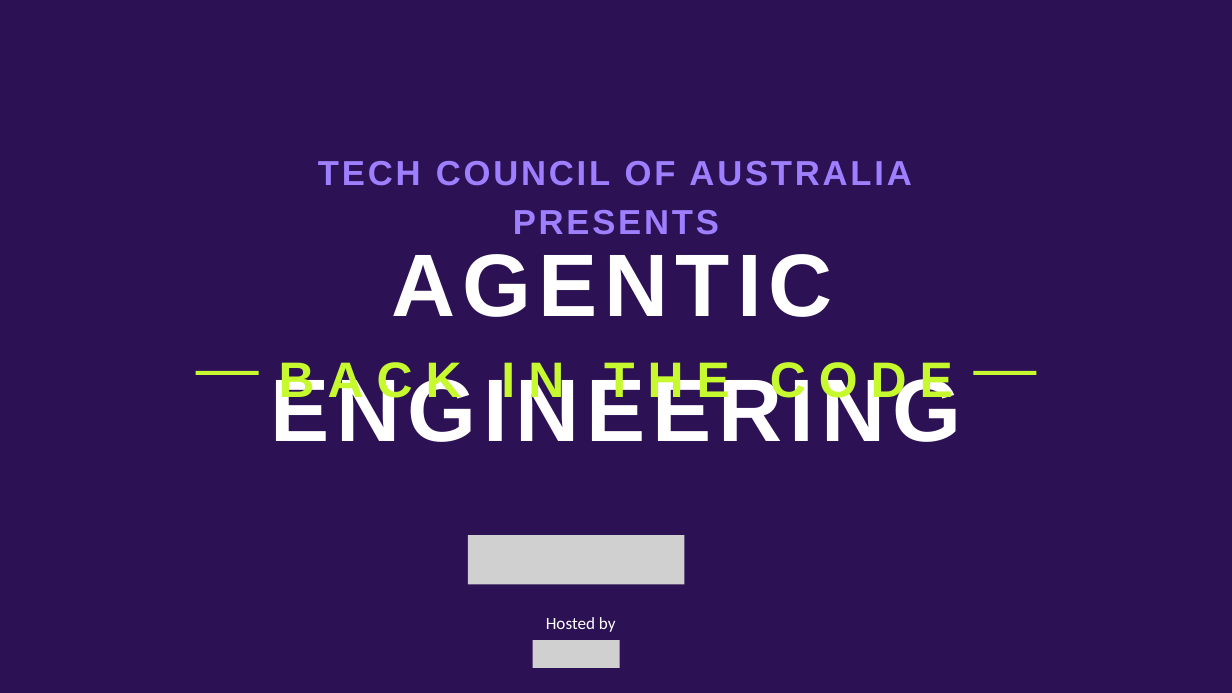
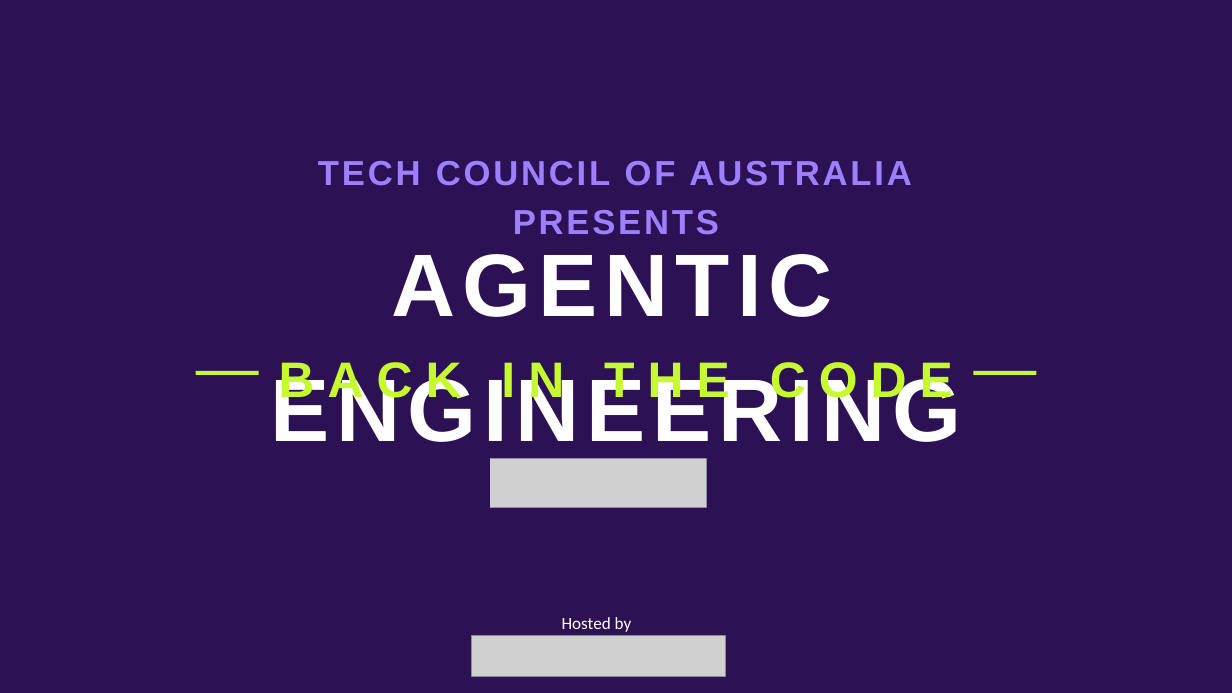
Before and after one commit to paulkeen/tca-habits, a slide deck: slide 1 of docs/Master_Back in the Code.pptx. Drawn at 1232x693 pixels with LibreOffice and Linux fonts; fonts in the diff are those of the drawing; grey boxes stand for pictures. Boxes give left, top, right and bottom in pixels: in the first picture for what was removed or moved away, otherwise in the second. Text is boxed around its words. In the diff, an @@ line names an element or a change of style, - is before the commit and + after.

```diff
--- a/docs/Master_Back in the Code.pptx
+++ b/docs/Master_Back in the Code.pptx
@@ picture: place and size @@
-picture at <box>468,535,684,585</box>
+picture at <box>490,458,707,508</box>
@@ text "Hosted by": place and size @@
-text "Hosted by" at <box>546,617,616,632</box>
+text "Hosted by" at <box>562,617,632,632</box>
@@ picture added at <box>472,636,725,677</box> @@
@@ picture removed at <box>533,640,620,668</box> @@
```
Also in this commit, not shown: 4 other slides changed.
